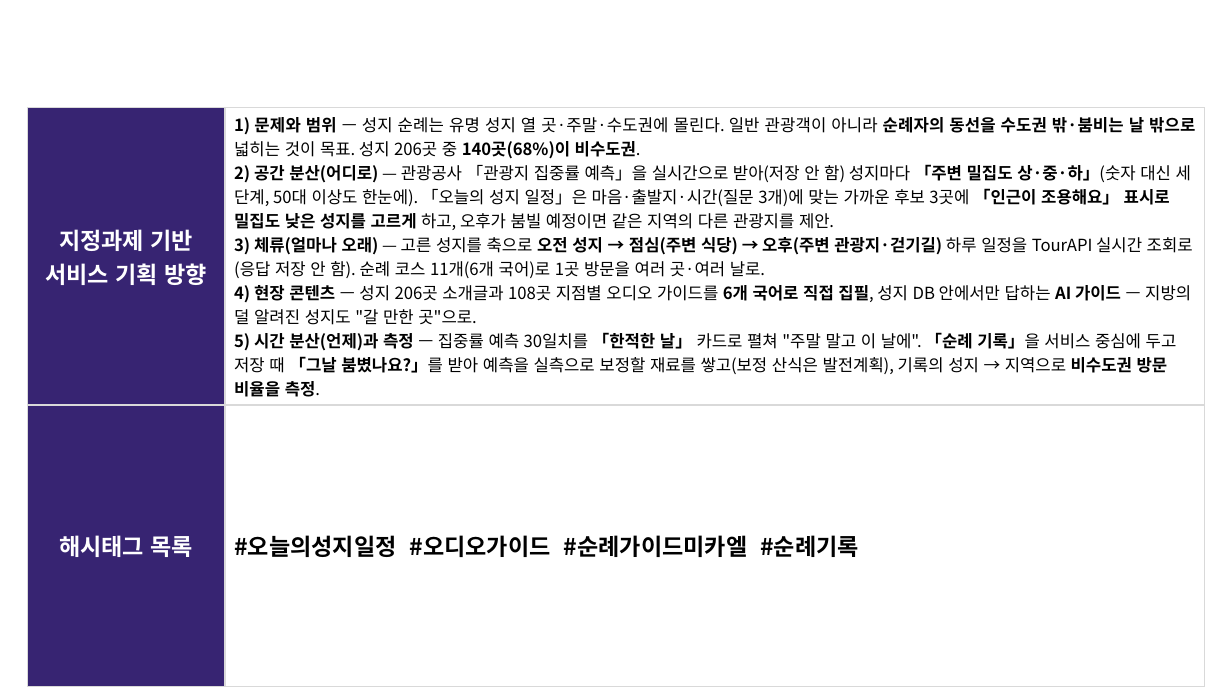
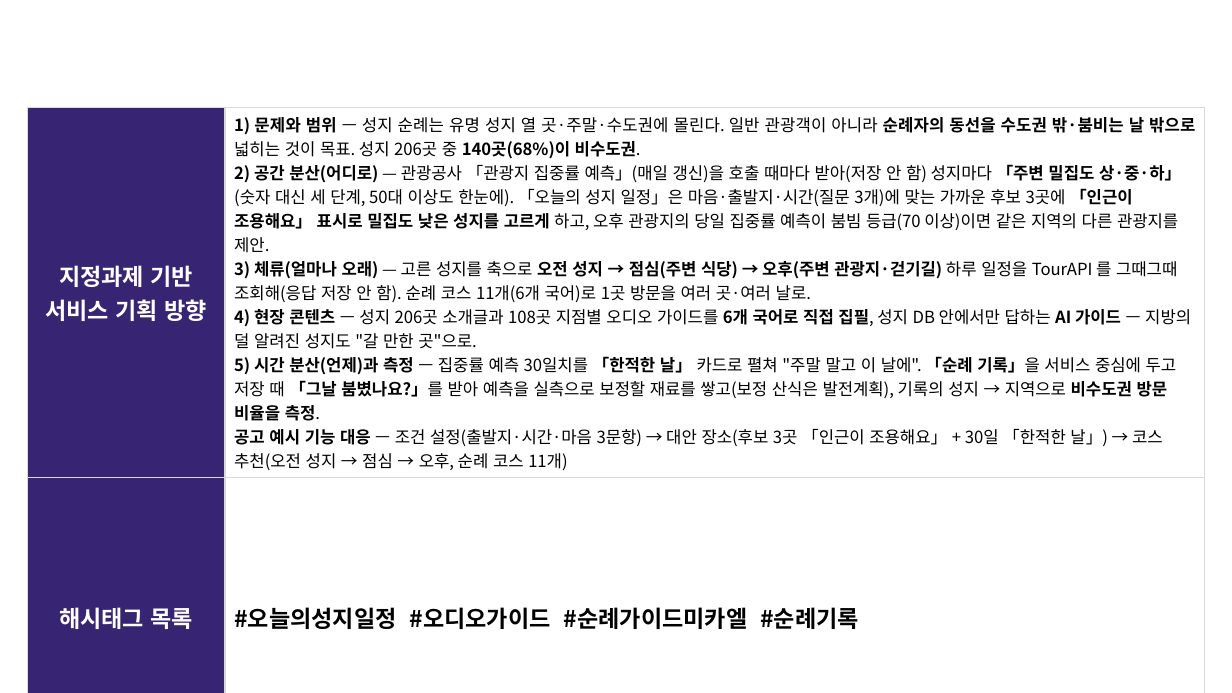
Before and after one commit to linkcontent7-huisun/visitholykorea, a slide deck: slide 3 of docs/10-product/공모전/원본-공모전제출/기능설명서_2026-09-21.pptx. Drawn at 1232x693 pixels with LibreOffice and Linux fonts; fonts in the diff are those of the drawing; background and template pictures are left out. Boxes give left, top, right and bottom in pixels: in the first picture for what was removed or moved away, otherwise in the second. Text is boxed around its words. In the diff, an @@ line names an element or a change of style, - is before the commit and + after.

```diff
--- a/docs/10-product/공모전/원본-공모전제출/기능설명서_2026-09-21.pptx
+++ b/docs/10-product/공모전/원본-공모전제출/기능설명서_2026-09-21.pptx
@@ table at (28, 108, 1205, 671) @@
@@ row 1, column 2: "1) 문제와 범위 — 성지 순례는 유명 성지 열 곳·주말·수도권에 몰린다. 일반 관광객이 아니라 순례자의 동선을 수도권 밖·붐비는 날 밖으로 넓히는 것이 목표. 성지 206곳 중 140곳(68%)이 비수도권. / 2) 공간 분산(어디로) — 관광공사 「관광지 집중률 예측」을 실시간으로 받아(저장 안 함) 성지마다 「주변 밀집도 상·중·하」(숫자 대신 세 단계, 50대 이상도 한눈에). 「오늘의 성지 일정」은 마음·출발지·시간(질문 3개)에 맞는 가까운 후보 3곳에 「인근이 조용해요」 표시로 밀집도 낮은 성지를 고르게 하고, 오후가 붐빌 예정이면 같은 지역의 다른 관광지를 제안. / 3) 체류(얼마나 오래) — 고른 성지를 축으로 오전 성지 → 점심(주변 식당) → 오후(주변 관광지·걷기길) 하루 일정을 TourAPI 실시간 조회로(응답 저장 안 함). 순례 코스 11개(6개 국어)로 1곳 방문을 여러 곳·여러 날로. / 4) 현장 콘텐츠 — 성지 206곳 소개글과 108곳 지점별 오디오 가이드를 6개 국어로 직접 집필, 성지 DB 안에서만 답하는 AI 가이드 — 지방의 덜 알려진 성지도 "갈 만한 곳"으로. / 5) 시간 분산(언제)과 측정 — 집중률 예측 30일치를 「한적한 날」 카드로 펼쳐 "주말 말고 이 날에". 「순례 기록」을 서비스 중심에 두고 저장 때 「그날 붐볐나요?」를 받아 예측을 실측으로 보정할 재료를 쌓고(보정 산식은 발전계획), 기록의 성지 → 지역으로 비수도권 방문 비율을 측정." to "1) 문제와 범위 — 성지 순례는 유명 성지 열 곳·주말·수도권에 몰린다. 일반 관광객이 아니라 순례자의 동선을 수도권 밖·붐비는 날 밖으로 넓히는 것이 목표. 성지 206곳 중 140곳(68%)이 비수도권. / 2) 공간 분산(어디로) — 관광공사 「관광지 집중률 예측」(매일 갱신)을 호출 때마다 받아(저장 안 함) 성지마다 「주변 밀집도 상·중·하」(숫자 대신 세 단계, 50대 이상도 한눈에). 「오늘의 성지 일정」은 마음·출발지·시간(질문 3개)에 맞는 가까운 후보 3곳에 「인근이 조용해요」 표시로 밀집도 낮은 성지를 고르게 하고, 오후 관광지의 당일 집중률 예측이 붐빔 등급(70 이상)이면 같은 지역의 다른 관광지를 제안. / 3) 체류(얼마나 오래) — 고른 성지를 축으로 오전 성지 → 점심(주변 식당) → 오후(주변 관광지·걷기길) 하루 일정을 TourAPI 를 그때그때 조회해(응답 저장 안 함). 순례 코스 11개(6개 국어)로 1곳 방문을 여러 곳·여러 날로. / 4) 현장 콘텐츠 — 성지 206곳 소개글과 108곳 지점별 오디오 가이드를 6개 국어로 직접 집필, 성지 DB 안에서만 답하는 AI 가이드 — 지방의 덜 알려진 성지도 "갈 만한 곳"으로. / 5) 시간 분산(언제)과 측정 — 집중률 예측 30일치를 「한적한 날」 카드로 펼쳐 "주말 말고 이 날에". 「순례 기록」을 서비스 중심에 두고 저장 때 「그날 붐볐나요?」를 받아 예측을 실측으로 보정할 재료를 쌓고(보정 산식은 발전계획), 기록의 성지 → 지역으로 비수도권 방문 비율을 측정. / 공고 예시 기능 대응 — 조건 설정(출발지·시간·마음 3문항) → 대안 장소(후보 3곳 「인근이 조용해요」 + 30일 「한적한 날」) → 코스 추천(오전 성지 → 점심 → 오후, 순례 코스 11개)" @@
```
Also in this commit, not shown: 7 other slides changed, 4 other files.
